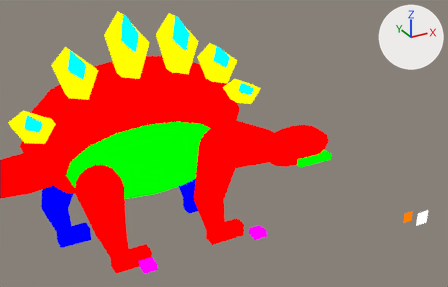
A saved change to the Blender file assets-source/blender/motion/stegosaurus-walk.blend.
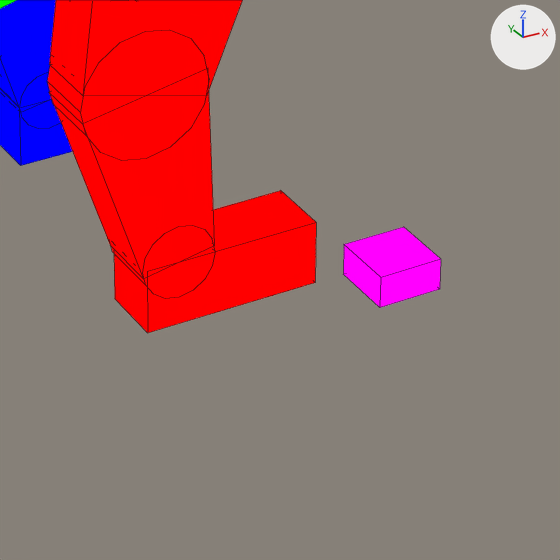
Each version appears first whole from a camera (50 mm lens) standing at (22.5, -77.0, 51.1) and looking at (64.0, -1.6, 13.4), and next in a close-up on the part from 41% to 65% of the width and 64% to 100% of the height. Lighting does not change. The marker at upper right points along +X, +Y and +Z. The last two pictures show the newer version. Both versions are drawn at full value of the shape key 'walk_04' of 'DinoTycoon_Motion_stegosaurus_walk_near_front_claws'; the numbers are the values there. The close-ups show mesh edges as thin lines.

In view in the first close-up: 'DinoTycoon_Motion_stegosaurus_walk_far_front_1', 'DinoTycoon_Motion_stegosaurus_walk_far_front_foot', 'DinoTycoon_Motion_stegosaurus_walk_far_front_tip', 'DinoTycoon_Motion_stegosaurus_walk_near_front_0', 'DinoTycoon_Motion_stegosaurus_walk_near_front_1', 'DinoTycoon_Motion_stegosaurus_walk_near_front_claws', 'DinoTycoon_Motion_stegosaurus_walk_near_front_foot', 'DinoTycoon_Motion_stegosaurus_walk_near_front_joint_1', 'DinoTycoon_Motion_stegosaurus_walk_near_front_tip' and 1 more.
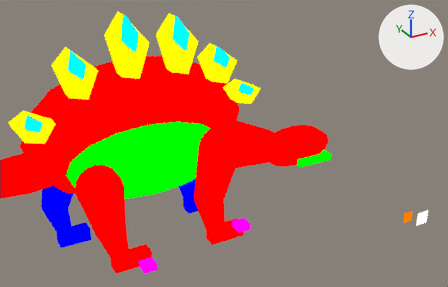
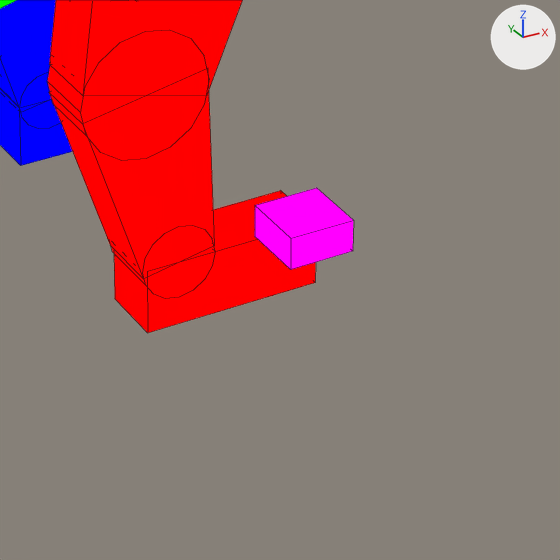
Location of each change, [x1, y1, x2, y2] in pixels of the close-ups (560 x 560 px):
'DinoTycoon_Motion_stegosaurus_walk_near_front_claws', moved
    before: [343, 227, 441, 307]
    after: [255, 188, 354, 270]

The change, as a diff of the scene's bpy script:
```diff
--- a/assets-source/blender/motion/stegosaurus-walk.blend.py
+++ b/assets-source/blender/motion/stegosaurus-walk.blend.py
@@ me_dinotycoon_motion_stegosaurus_walk_sample_near_front_claws @@
 # used by ob_dinotycoon_motion_stegosaurus_walk_near_front_claws; location = (0.0, 0.0, 0.0)
-me_dinotycoon_motion_stegosaurus_walk_sample_near_front_claws.from_pydata(...)  # 8 vertices, 6 faces; spans x 65.35..67.35, y -9.0..-7.0, z 0.0..1.0
+me_dinotycoon_motion_stegosaurus_walk_sample_near_front_claws.from_pydata(...)  # 8 vertices, 6 faces; spans x 62.42..64.43, y -9.0..-7.0, z 2.12..3.12
+# me_dinotycoon_motion_stegosaurus_walk_sample_near_front_claws part 1: the whole mesh is moved by (-2.92, 0.0, 2.12)
 me_dinotycoon_motion_stegosaurus_walk_sample_near_front_claws.materials.append(mat_dinotycoon_role_w)
```
